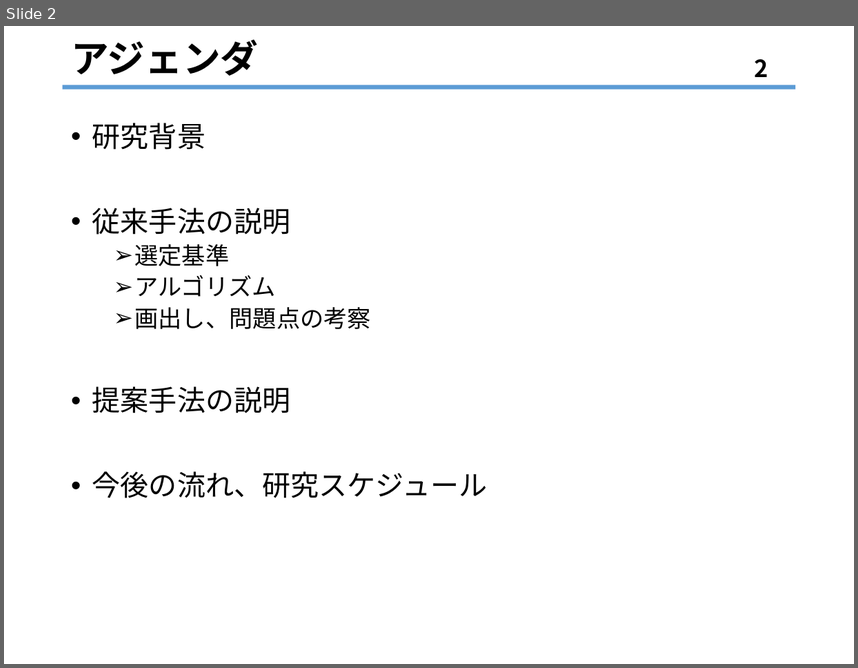
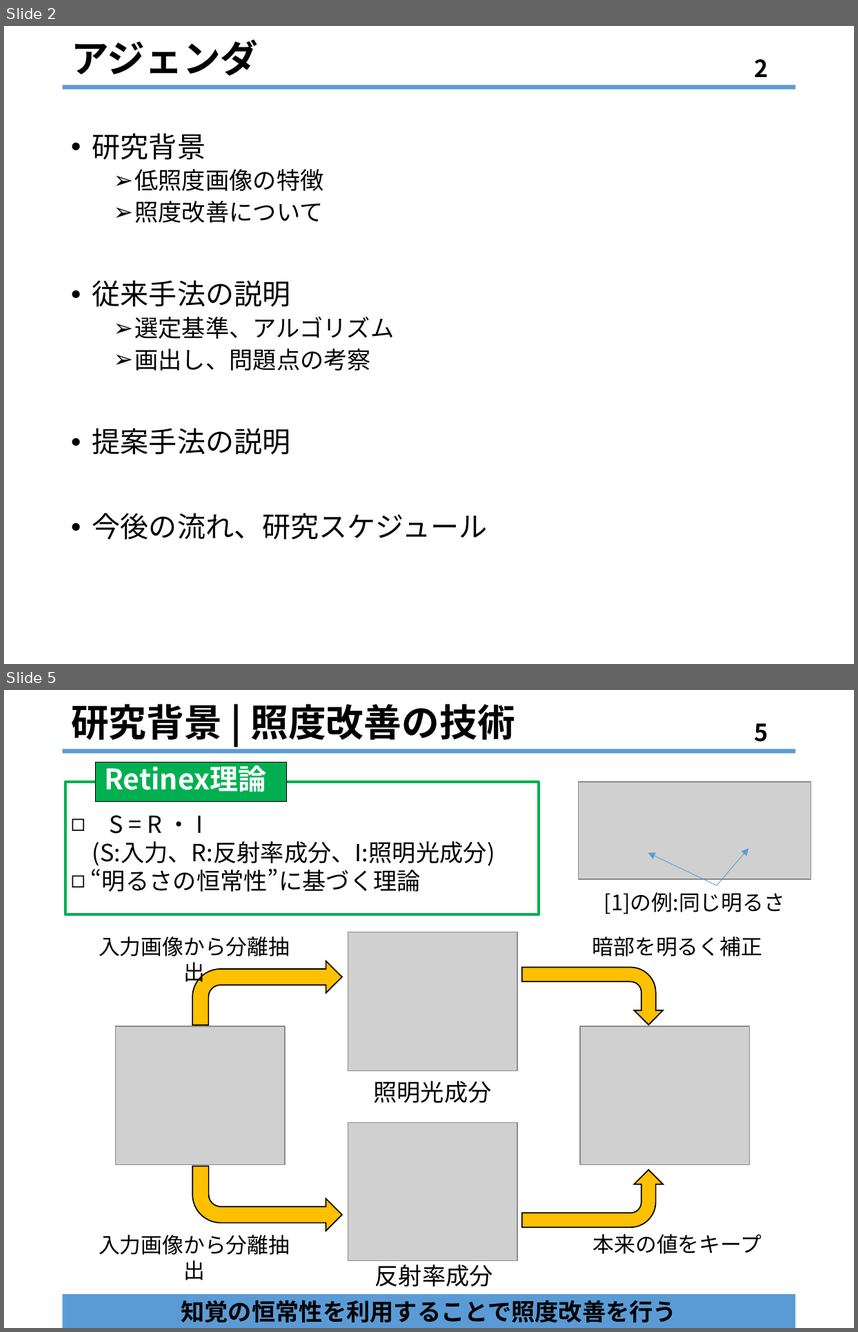
Before and after one commit to kazulive/IlluminationEnhancement, a slide deck: MySubject/slide/2019_04_25/2019_04_25_栗原.pptx. Shown one above the other, each under a label of ours: slide 2 before the commit, slides 2 and 5 after it; the slides between them are not shown. The pictures are 858x668 and 858x1332 pixels, drawn with LibreOffice and Linux fonts; fonts in the diff are those of the drawing; grey boxes stand for pictures. Boxes give left, top, right and bottom in pixels: in the first picture for what was removed or moved away, otherwise in the second. Text is boxed around its words. In the diff, an @@ line names an element or a change of style, - is before the commit and + after.

```diff
--- a/MySubject/slide/2019_04_25/2019_04_25_栗原.pptx
+++ b/MySubject/slide/2019_04_25/2019_04_25_栗原.pptx
@@ slide 5 added at box(4, 690, 854, 1328), background #FFFFFF; not listed: 1 template element that a slide beside it also shows @@
@@ title added at box(71, 704, 515, 740), 32 pt, text #000000, bold @@
+研究背景 | 照度改善の技術
@@ page number added at box(754, 723, 768, 742), 20 pt, text #000000, bold @@
+5
@@ text added at box(96, 762, 287, 801), fill #00B050, outline #000000 0.75 pt, 24 pt, text #FFFFFF, bold @@
+Retinex理論
@@ rectangle added at box(65, 782, 539, 914), outline #00B050 2.25 pt @@
@@ picture added at box(579, 782, 811, 879) @@
@@ text added at box(91, 815, 495, 891), 20 pt, text #000000 @@
+◻ S = R ・ I
+(S:入力、R:反射率成分、I:照明光成分)
+◻ “明るさの恒常性”に基づく理論
@@ arrow added from (716, 885) to (648, 852), #5B9BD5 0.5 pt @@
@@ arrow added from (716, 885) to (749, 848), #5B9BD5 0.5 pt @@
@@ text added at box(604, 892, 785, 914), 18 pt, text #000000 @@
+[1]の例:同じ明るさ
@@ text added at box(99, 936, 290, 956), 18 pt, text #000000 @@
+入力画像から分離抽出
@@ picture added at box(348, 932, 517, 1071) @@
@@ text added at box(593, 936, 762, 956), 18 pt, text #000000 @@
+暗部を明るく補正
@@ bent arrow added at box(193, 960, 342, 1024), fill #FFC000, outline #000000 1 pt @@
@@ bent arrow added at box(522, 967, 663, 1025), fill #FFC000, outline #000000 1 pt @@
@@ picture added at box(115, 1026, 286, 1164) @@
@@ picture added at box(580, 1026, 751, 1164) @@
@@ text added at box(373, 1081, 491, 1103), 20 pt, text #000000 @@
+照明光成分
@@ picture added at box(348, 1122, 517, 1261) @@
@@ bent arrow added at box(193, 1166, 342, 1231), fill #FFC000, outline #000000 1 pt @@
@@ bent arrow added at box(522, 1170, 663, 1228), fill #FFC000, outline #000000 1 pt @@
@@ text added at box(99, 1234, 290, 1254), 18 pt, text #000000 @@
+入力画像から分離抽出
@@ text added at box(593, 1234, 762, 1254), 18 pt, text #000000 @@
+本来の値をキープ
@@ text added at box(375, 1264, 493, 1286), 20 pt, text #000000 @@
+反射率成分
@@ rectangle added at box(63, 1294, 795, 1328), fill #5B9BD5, 20 pt, text #000000, bold @@
+知覚の恒常性を利用することで照度改善を行う
@@ slide 2 changed as well @@
@@ text "研究背景": place and size @@
-text "研究背景" at box(92, 123, 487, 498)
+text "研究背景" at box(92, 133, 487, 539)
@@ text at box(134, 169, 323, 223): paragraphs added @@
+  ➢ 低照度画像の特徴
+  ➢ 照度改善について
@@ text at box(134, 316, 394, 339): text changed @@
-  ➢ 選定基準
-  ➢ アルゴリズム
+  ➢ 選定基準、アルゴリズム
```
Also in this commit, not shown: 2 other slides changed, 3 other slides added, 1 slide removed, 6 other files.
